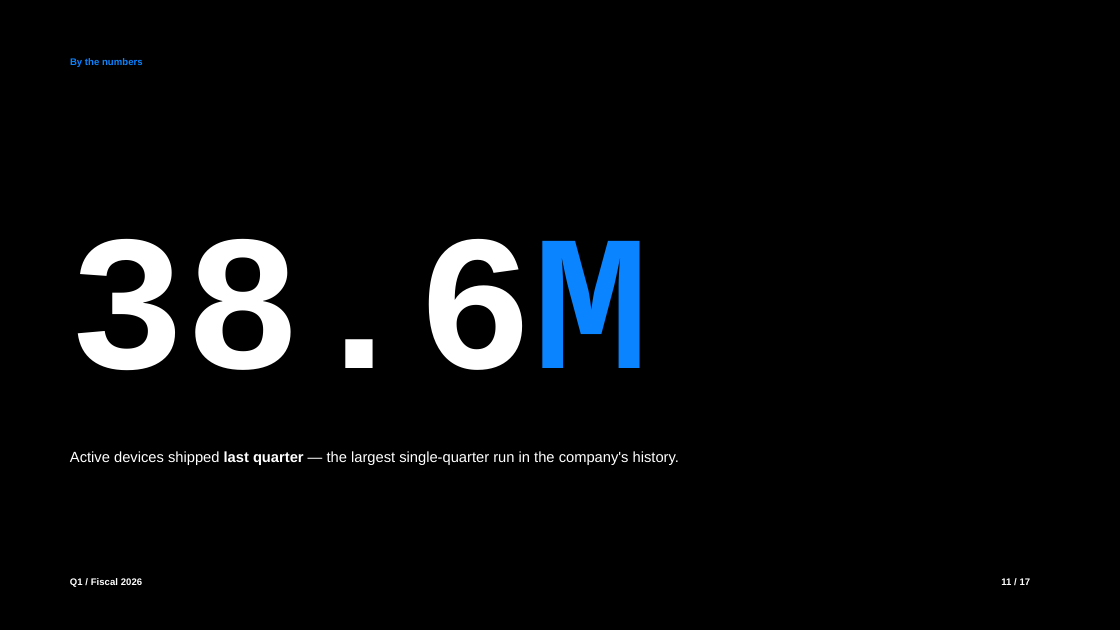
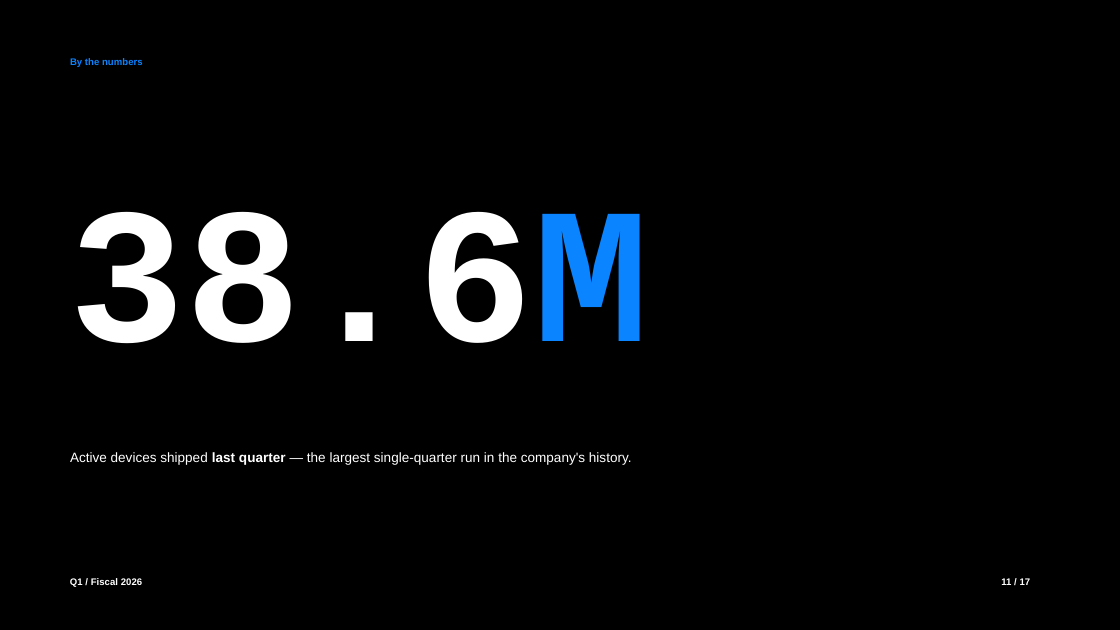
Before and after one commit to vamsiramakrishnan/pixelpitch, a slide deck: slide 8 of _bench/corpus/divergent-deck.pptx. Drawn at 1120x630 pixels with LibreOffice and Linux fonts; fonts in the diff are those of the drawing. Boxes give left, top, right and bottom in pixels: in the first picture for what was removed or moved away, otherwise in the second. Text is boxed around its words. In the diff, an @@ line names an element or a change of style, - is before the commit and + after.

```diff
--- a/_bench/corpus/divergent-deck.pptx
+++ b/_bench/corpus/divergent-deck.pptx
@@ text "38.6M": place and size @@
-text "38.6M" at [70,239,649,371]
+text "38.6M" at [70,212,649,344]
@@ text "Active devices shipped last quarter ..." at [70,452,632,465]: size 12.6 to 11.6 pt @@
```
Also in this commit, not shown: 32 other slides changed, 2 other files.
